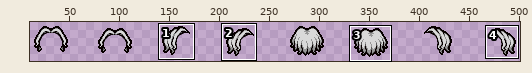
Edited in one commit: sprite sheet (resources/gfx_tb/characters/costumes/character_jonas_hair.png). The first picture is a wide view before the edit; the outline marks the close-up.
Close-up. Before the commit:
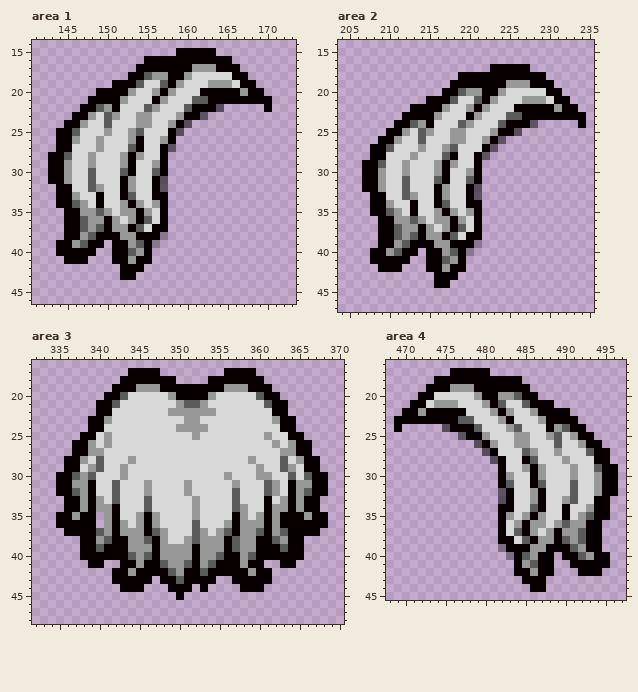
The file is 512x64 pixels. Colours within 5 levels of each other are drawn and written as one. Shown: area 1: x 141..173, y 14..46; area 2: x 204..235, y 14..47; area 3: x 332..370, y 16..48; area 4: x 468..497, y 16..45. The wide view leaves out empty margins. The commit also changed other parts of the picture, which this record leaves out.
The result:
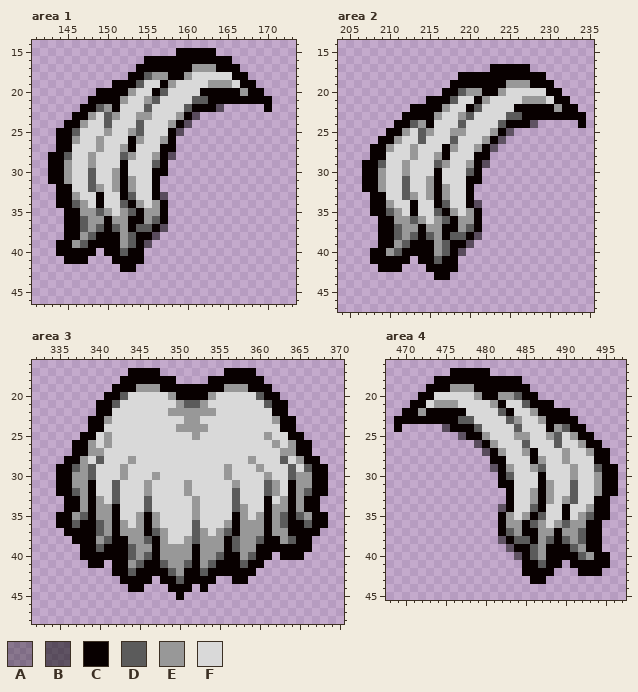
Palette (. is transparent): A #0000004d  B #00000083  C #080000  D #5b5b5b  E #989898  F #d9d9d9
Difference:
Changed rows in their new state; - is an unchanged pixel.
Area 1:
first column x 150:
19 -------CEF---
20 ------CDF----
21 -----EDF-----
22 ------F------
23 -----------B.
24 ----DF-------
26 ---CE--------
27 --ECF---C----
28 --DEF-E-B----
29 --CF--D------
30 -ECF--C------
31 -E-----.-----
32 -E-----.-----
33 -------B-----
34 --D----------
35 ---D--E------
36 --EC-ED------
37 -D---D-B-----
38 ---D--B.-----
39 C-EDCB.------
40 C-DCC.-------
41 ---C-.-------
42 ----.--------
43 --..---------
Area 2:
first column x 210:
21 -----------CEF---
22 ----------CDF----
23 ---------EDF-----
24 ----------F------
25 ---------------B.
26 --------DF-------
27 E--EF--CE--E-----
28 ------ECF---C----
29 ------DEF-E-B----
30 ------CF--D------
31 -----ECF--C------
32 -----E-----.-----
33 -----E-----.-----
34 -----------B-----
35 ------D----------
36 -------D--E------
37 ------EC-ED------
38 -----D---D-B-----
39 -------D--B.-----
40 ----C-EDCB.------
41 ----C-DCC.-------
42 -------C-.-------
43 --------.--------
44 ------..---------
Area 3:
first column x 335:
29 C-DEDF---------------E------FD-D-C
30 --E---------E------------F----EE--
first column x 337:
35 -D-E----------------------D-D-
36 D--D----------------------D--D
37 -----------------------E--E---
38 C----------------------D-C-D-C
39 -------D------------------C--C
40 -------------------------.----
41 -----C-ED------------D----..--
42 -------D--------------C..-----
43 -----.----------------...-----
44 ------.--------------...------
Area 4:
first column x 480:
21 FEC-----------
22 -FDC----------
23 --FDE---------
24 ---F----------
26 ----FD--------
27 --E--EC--FE--E
28 -C---FCE------
29 -B-E-FED------
30 ---D--FC------
31 ---C--FCE-----
32 --.-----E-----
33 --.-----E-----
34 --B-----------
35 -------D------
36 ---E--D-------
37 ---DE-CE------
38 --B-D---D-----
39 --.B--D-------
40 ---.BCDE-C----
41 ----.CCD-C----
42 ----.-C-------
43 -----.--------
44 ------..------
